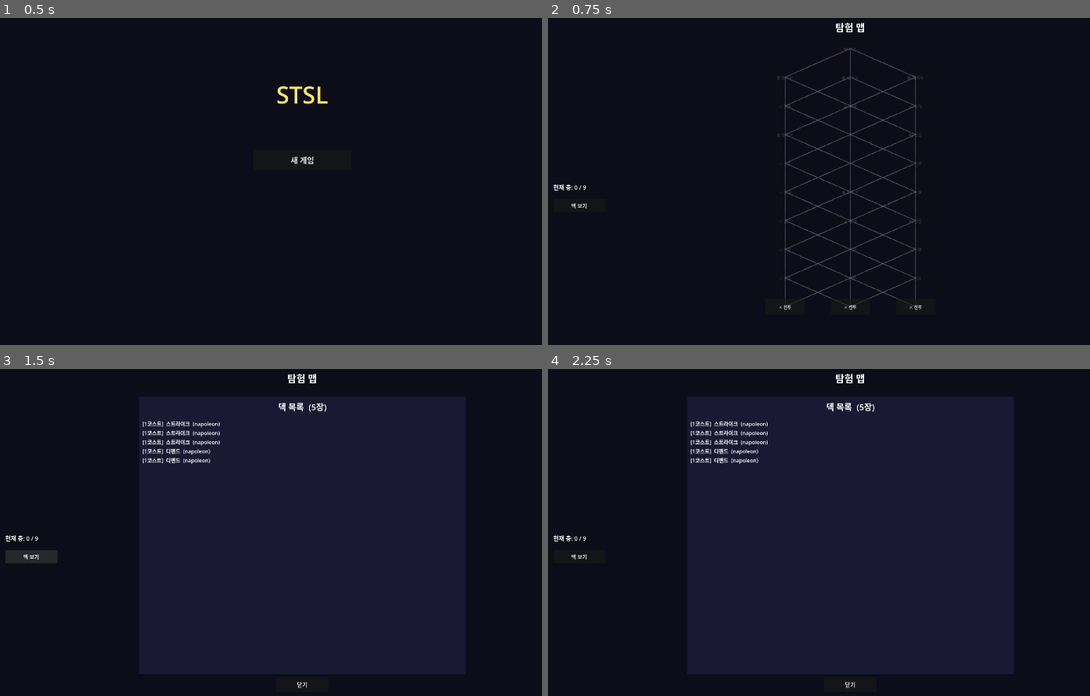
Above: before the commit, frames 1-4 (two rows, left to right).
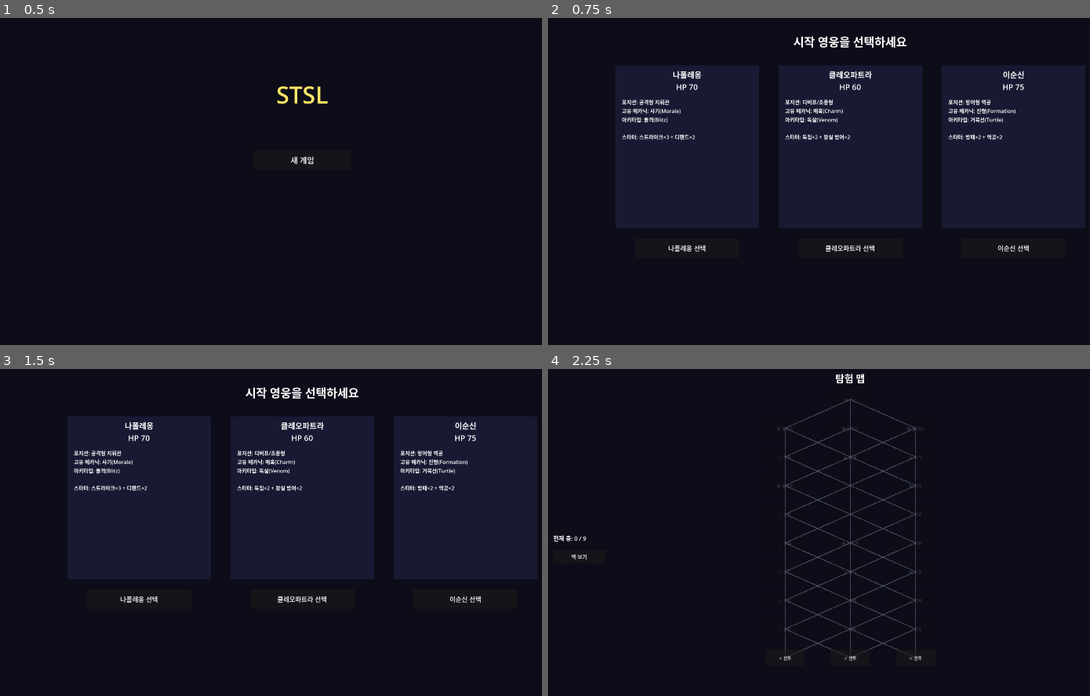
Above: after the commit, the same moments.

Repository: l980l/stsl
Game: Godot game, scene res://scenes/main_menu/main_menu_scene.tscn
Two runs of this game, one before a commit and one after it. Both use one fixed random seed, a clock stepped at 60 frames per second and the inputs below. The project has no main scene, so this scene is started directly.
Inputs (mouse positions are in pixels of both pictures, inside the frame that each line leads up to):
- Up to frame 1 (0.5 s): no input
- Up to frame 2 (0.75 s): click "새 게임" at 0.5 s
- Up to frame 3 (1.5 s): click (32, 555) at 1.25 s, where only the run before the commit has a clickable "덱 보기"
- Up to frame 4 (2.25 s): click (688, 597) at 2 s, where only the run after the commit has a clickable "나폴레옹 선택"

Frame 1 is identical in both runs. In frame 2, 40% of the frame differs, in the area x 1-100%, y 1-90%; in frame 3, 40%; in frame 4, 50%, in the area x 25-86%, y 8-98%.

Commit message:
feat: Plan 16 — 보스 강화 흐름 + 이벤트 리팩터 + 초기 영웅 선택
- 보스 전투: 카드픽 완료 후 카드 강화 1회 → 게임 오버(승)
- pending_boss_upgrade 플래그로 강화→GAME_OVER 흐름 연결
- complete_event() 공개 메서드 추가, event_scene 프라이빗 호출 제거
- start_run(initial_hero_id) 파라미터 추가, 3영웅 모두 지원
- HeroSelectScene: 나폴레옹/클레오파트라/이순신 선택 UI
- MainMenu 새 게임 → HeroSelectScene으로 변경
- 신규 테스트 3개 추가 (333 passed)

Co-Authored-By: Claude Sonnet 4.6 <noreply@anthropic.com>

Diff:
--- a/autoload/game_manager.gd
+++ b/autoload/game_manager.gd
@@ -19,6 +19,7 @@
 var card_rewards: Array = []        # 다음 카드 보상 목록
 var pending_event: Resource = null  # 현재 이벤트 데이터 (EventResource)
 var card_rewards_pick_count: int = 1  # 카드픽 화면에서 선택 가능한 카드 수
+var pending_boss_upgrade: bool = false  # 보스 후 카드 강화 대기 여부
 # ─────────────────────────────────────────────────────
 
 signal state_changed(new_state: GameState)
@@ -91,63 +92,52 @@
 	pending_event = null
 	run_won = false
 	card_rewards_pick_count = 1
+	pending_boss_upgrade = false
 
 # ── Plan 04: 런 관리 ──────────────────────────────────
 
-func start_run() -> void:
+func start_run(initial_hero_id: String = "napoleon") -> void:
 	reset()
 
-	# TeamManager 초기화 (나폴레옹 1명)
 	var tm := _get_tm()
 	if tm:
 		tm.clear()
-	var HeroRes = load("res://resources/hero_resource.gd")
-	var napoleon: Resource = HeroRes.new()
-	napoleon.hero_id = "napoleon"
-	napoleon.hero_name = "나폴레옹"
-	napoleon.max_hp = 70
-	napoleon.character_scene = load("res://characters/heroes/napoleon/napoleon.tscn")
-	if tm:
-		tm.add_hero(napoleon)
-
-	# DeckManager 초기화 (스트라이크 3 + 디펜드 2)
 	var dm := _get_dm()
 	if dm:
 		dm.clear()
-	var CardRes = load("res://resources/card_resource.gd")
-	var EffRes = load("res://resources/effect_resource.gd")
-	for _i in range(3):
-		var card: Resource = CardRes.new()
-		card.card_name = "스트라이크"
-		card.owner_id = "napoleon"
-		card.cost = 1
-		card.play_animation = "attack"
-		var eff: Resource = EffRes.new()
-		eff.effect_type = EffRes.EffectType.DAMAGE
-		eff.value = 6
-		eff.target = "SINGLE"
-		card.effects = [eff]
-		if dm:
-			dm.add_card_to_deck(card)
-	for _i in range(2):
-		var card: Resource = CardRes.new()
-		card.card_name = "디펜드"
-		card.owner_id = "napoleon"
-		card.cost = 1
-		card.play_animation = "idle"
-		var eff: Resource = EffRes.new()
-		eff.effect_type = EffRes.EffectType.BLOCK
-		eff.value = 5
-		card.effects = [eff]
-		if dm:
-			dm.add_card_to_deck(card)
+
+	# 초기 영웅 생성 및 추가
+	var hero := _make_hero_by_id(initial_hero_id)
+	if tm:
+		tm.add_hero(hero)
+
+	# 초기 덱 생성
+	_add_initial_deck_for(hero)
 
 	# 맵 생성
 	var MapGen = load("res://autoload/map_generator.gd")
 	run_map = MapGen.generate()
-	available_node_ids = [0, 1, 2]  # floor 0 전체 접근 가능
+	available_node_ids = [0, 1, 2]
 	run_started.emit()
-	# 씬 전환 없음 — MapScene._ready()에서 호출되므로 이미 MapScene에 있음
+
+func _make_hero_by_id(hero_id: String) -> Resource:
+	var HeroRes = load("res://resources/hero_resource.gd")
+	var hero: Resource = HeroRes.new()
+	hero.hero_id = hero_id
+	match hero_id:
+		"napoleon":
+			hero.hero_name = "나폴레옹"
+			hero.max_hp = 70
+			hero.character_scene = load("res://characters/heroes/napoleon/napoleon.tscn")
+		"cleopatra":
+			hero.hero_name = "클레오파트라"
+			hero.max_hp = 60
+			hero.character_scene = load("res://characters/heroes/cleopatra/cleopatra.tscn")
+		"yi_sun_sin":
+			hero.hero_name = "이순신"
+			hero.max_hp = 75
+			hero.character_scene = load("res://characters/heroes/yi_sun_sin/yi_sun_sin.tscn")
+	return hero
 
 func enter_node(node_id: int) -> void:
 	if node_id not in available_node_ids:
@@ -212,17 +202,13 @@
 	var node: Resource = run_map[current_node_id]
 	_advance_nodes_from(current_node_id)
 	var MapNodeRes = load("res://resources/map_node_resource.gd")
+	card_rewards.clear()
 	if node.room_type == MapNodeRes.RoomType.BOSS:
-		run_won = true
-		run_ended.emit(true)
-		var _sm_win = Engine.get_singleton("SaveManager") if Engine.has_singleton("SaveManager") else null
-		if _sm_win:
-			_sm_win.clear_save()
-		card_rewards.clear()
-		change_state(GameState.GAME_OVER)
-		_request_scene("res://scenes/game_over/game_over_scene.tscn")
+		# 보스 승리: 카드 강화 1회 후 게임 오버(승)
+		pending_boss_upgrade = true
+		change_state(GameState.CARD_UPGRADE)
+		_request_scene("res://scenes/card_upgrade/card_upgrade_scene.tscn")
 		return
-	card_rewards.clear()
 	change_state(GameState.MAP)
 	_request_scene("res://scenes/map/map_scene.tscn")
 
@@ -231,6 +217,12 @@
 	change_state(GameState.MAP)
 	_request_scene("res://scenes/map/map_scene.tscn")
 
+func complete_event() -> void:
+	pending_event = null
+	_advance_nodes_from(current_node_id)
+	change_state(GameState.MAP)
+	_request_scene("res://scenes/map/map_scene.tscn")
+
 func complete_rest() -> void:
 	_advance_nodes_from(current_node_id)
 	change_state(GameState.MAP)
@@ -242,6 +234,16 @@
 	_request_scene("res://scenes/card_upgrade/card_upgrade_scene.tscn")
 
 func complete_card_upgrade() -> void:
+	if pending_boss_upgrade:
+		pending_boss_upgrade = false
+		run_won = true
+		run_ended.emit(true)
+		var _sm = Engine.get_singleton("SaveManager") if Engine.has_singleton("SaveManager") else null
+		if _sm:
+			_sm.clear_save()
+		change_state(GameState.GAME_OVER)
+		_request_scene("res://scenes/game_over/game_over_scene.tscn")
+		return
 	change_state(GameState.MAP)
 	_request_scene("res://scenes/map/map_scene.tscn")
 
@@ -554,6 +556,20 @@
 	var EffRes = load("res://resources/effect_resource.gd")
 	var dm := _get_dm()
 	match hero.hero_id:
+		"napoleon":
+			for _i in range(3):
+				var c: Resource = CardRes.new(); c.card_name = "스트라이크"
+				c.owner_id = "napoleon"; c.cost = 1; c.play_animation = "attack"
+				var e: Resource = EffRes.new(); e.effect_type = EffRes.EffectType.DAMAGE
+				e.value = 6; e.target = "SINGLE"
+				c.effects = [e]
+				if dm: dm.add_card_to_deck(c)
+			for _i in range(2):
+				var c: Resource = CardRes.new(); c.card_name = "디펜드"
+				c.owner_id = "napoleon"; c.cost = 1; c.play_animation = "idle"
+				var e: Resource = EffRes.new(); e.effect_type = EffRes.EffectType.BLOCK; e.value = 5
+				c.effects = [e]
+				if dm: dm.add_card_to_deck(c)
 		"cleopatra":
 			for _i in range(2):
 				var c: Resource = CardRes.new(); c.card_name = "독침"
--- a/scenes/event/event_scene.gd
+++ b/scenes/event/event_scene.gd
@@ -20,10 +20,7 @@
 
 func _on_choice_selected(choice: Resource) -> void:
 	_apply_choice(choice)
-	GameManager.pending_event = null
-	GameManager._advance_nodes_from(GameManager.current_node_id)
-	GameManager.change_state(GameManager.GameState.MAP)
-	GameManager._request_scene("res://scenes/map/map_scene.tscn")
+	GameManager.complete_event()
 
 func _apply_choice(choice: Resource) -> void:
 	match choice.effect_type:
--- /dev/null
+++ b/scenes/hero_select/hero_select_scene.gd
@@ -0,0 +1,85 @@
+# scenes/hero_select/hero_select_scene.gd
+extends Node2D
+
+const HEROES := [
+	{
+		"id": "napoleon",
+		"name": "나폴레옹",
+		"hp": 70,
+		"desc": "포지션: 공격형 지휘관\n고유 메카닉: 사기(Morale)\n아키타입: 돌격(Blitz)\n\n스타터: 스트라이크×3 + 디펜드×2",
+	},
+	{
+		"id": "cleopatra",
+		"name": "클레오파트라",
+		"hp": 60,
+		"desc": "포지션: 디버프/조종형\n고유 메카닉: 매혹(Charm)\n아키타입: 독살(Venom)\n\n스타터: 독침×2 + 왕실 방어×2",
+	},
+	{
+		"id": "yi_sun_sin",
+		"name": "이순신",
+		"hp": 75,
+		"desc": "포지션: 방어형 역공\n고유 메카닉: 진형(Formation)\n아키타입: 거북선(Turtle)\n\n스타터: 방패×2 + 역공×2",
+	},
+]
+
+func _ready() -> void:
+	_build_ui()
+
+func _build_ui() -> void:
+	var bg := ColorRect.new()
+	bg.color = Color(0.05, 0.05, 0.1)
+	bg.size = Vector2(1920, 1080)
+	add_child(bg)
+
+	var title := Label.new()
+	title.text = "시작 영웅을 선택하세요"
+	title.position = Vector2(660, 60)
+	title.size = Vector2(600, 60)
+	title.horizontal_alignment = HORIZONTAL_ALIGNMENT_CENTER
+	title.add_theme_font_size_override("font_size", 36)
+	add_child(title)
+
+	const CARD_W := 440
+	const CARD_H := 500
+	const GAP := 60
+	var total_w: float = HEROES.size() * CARD_W + (HEROES.size() - 1) * GAP
+	var start_x: float = (1920.0 - total_w) / 2.0
+
+	for i in range(HEROES.size()):
+		var data: Dictionary = HEROES[i]
+		var x: float = start_x + i * (CARD_W + GAP)
+
+		var panel := ColorRect.new()
+		panel.color = Color(0.1, 0.1, 0.2)
+		panel.position = Vector2(x, 160)
+		panel.size = Vector2(CARD_W, CARD_H)
+		add_child(panel)
+
+		var name_lbl := Label.new()
+		name_lbl.text = "%s\nHP %d" % [data["name"], data["hp"]]
+		name_lbl.position = Vector2(x + 10, 170)
+		name_lbl.size = Vector2(CARD_W - 20, 70)
+		name_lbl.horizontal_alignment = HORIZONTAL_ALIGNMENT_CENTER
+		name_lbl.add_theme_font_size_override("font_size", 24)
+		add_child(name_lbl)
+
+		var desc_lbl := Label.new()
+		desc_lbl.text = data["desc"]
+		desc_lbl.position = Vector2(x + 20, 260)
+		desc_lbl.size = Vector2(CARD_W - 40, 360)
+		desc_lbl.add_theme_font_size_override("font_size", 16)
+		desc_lbl.autowrap_mode = TextServer.AUTOWRAP_WORD_SMART
+		add_child(desc_lbl)
+
+		var btn := Button.new()
+		btn.text = data["name"] + " 선택"
+		btn.position = Vector2(x + 60, 690)
+		btn.size = Vector2(CARD_W - 120, 60)
+		btn.add_theme_font_size_override("font_size", 20)
+		var captured_id: String = data["id"]
+		btn.pressed.connect(func(): _on_hero_selected(captured_id))
+		add_child(btn)
+
+func _on_hero_selected(hero_id: String) -> void:
+	GameManager.start_run(hero_id)
+	get_tree().change_scene_to_file("res://scenes/map/map_scene.tscn")
--- /dev/null
+++ b/scenes/hero_select/hero_select_scene.tscn
@@ -0,0 +1,6 @@
+[gd_scene load_steps=2 format=3]
+
+[ext_resource type="Script" path="res://scenes/hero_select/hero_select_scene.gd" id="1"]
+
+[node name="HeroSelectScene" type="Node2D"]
+script = ExtResource("1")
--- a/scenes/main_menu/main_menu_scene.gd
+++ b/scenes/main_menu/main_menu_scene.gd
@@ -39,8 +39,7 @@
 
 func _on_new_game() -> void:
 	SaveManager.clear_save()
-	GameManager.start_run()
-	get_tree().change_scene_to_file("res://scenes/map/map_scene.tscn")
+	get_tree().change_scene_to_file("res://scenes/hero_select/hero_select_scene.tscn")
 
 func _on_continue() -> void:
 	SaveManager.load_save()
--- a/tests/test_game_manager.gd
+++ b/tests/test_game_manager.gd
@@ -22,6 +22,9 @@
 	test_upgrade_card_reduces_cost()
 	test_upgrade_card_no_op_if_already_upgraded()
 	test_enter_card_upgrade_sets_state()
+	test_boss_card_pick_goes_to_upgrade()
+	test_complete_event_returns_to_map()
+	test_start_run_with_cleopatra()
 	return {"passed": passed, "failed": failed}
 
 func _assert(cond: bool, msg: String) -> void:
@@ -169,3 +172,30 @@
 	gm.enter_node(0)
 	gm.enter_card_upgrade()
 	_assert(gm.current_state == 7, "카드 강화 진입 시 상태 CARD_UPGRADE(7)으로 변경")  # GameState.CARD_UPGRADE == 7
+
+func test_boss_card_pick_goes_to_upgrade() -> void:
+	print("[TestGameManager] test_boss_card_pick_goes_to_upgrade")
+	var MapNodeRes = load("res://resources/map_node_resource.gd")
+	var gm := _make_gm()
+	gm.run_map[0].room_type = MapNodeRes.RoomType.BOSS
+	gm.enter_node(0)
+	gm.complete_battle(true)
+	gm.complete_card_pick()
+	_assert(gm.current_state == 7, "보스 카드픽 완료 후 CARD_UPGRADE(7) 상태")
+	_assert(gm.pending_boss_upgrade == true, "pending_boss_upgrade == true")
+
+func test_complete_event_returns_to_map() -> void:
+	print("[TestGameManager] test_complete_event_returns_to_map")
+	var gm := _make_gm()
+	gm.current_node_id = 0
+	gm.complete_event()
+	_assert(gm.current_state == 0, "complete_event 후 MAP(0) 상태")
+	_assert(gm.pending_event == null, "pending_event 초기화")
+
+func test_start_run_with_cleopatra() -> void:
+	print("[TestGameManager] test_start_run_with_cleopatra")
+	var gm := _make_gm()
+	# start_run은 싱글톤(TeamManager/DeckManager) 없이도 크래시 없이 완료돼야 함
+	gm.start_run("cleopatra")
+	_assert(gm.run_map.size() == 28, "클레오파트라로 시작해도 맵 28개 노드")
+	_assert(gm.available_node_ids == [0, 1, 2], "초기 접근 가능 노드 [0,1,2]")
